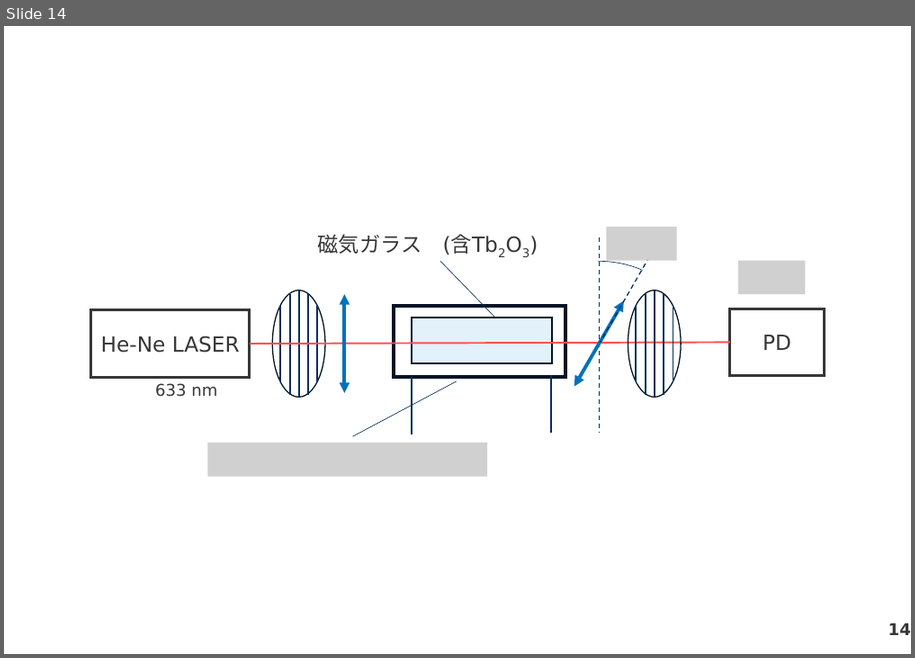
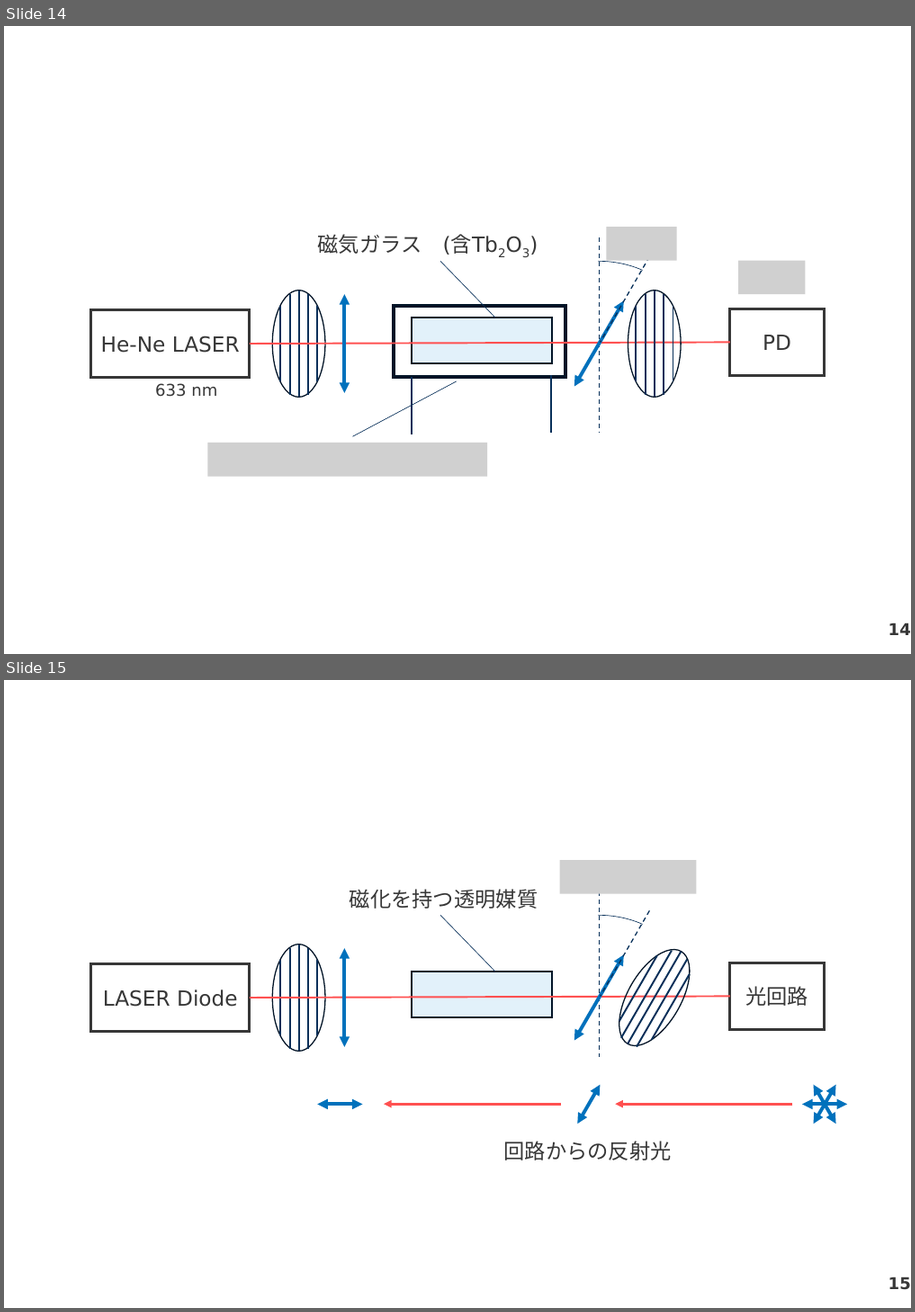
Before and after one commit to xiang-gong3944/----, a slide deck: 2024_11_29_Faraday/faraday.pptx. Shown one above the other, each under a label of ours: slide 14 before the commit, slides 14 and 15 after it. The pictures are 915x658 and 915x1312 pixels, drawn with LibreOffice and Linux fonts; fonts in the diff are those of the drawing; grey boxes stand for pictures. Boxes give left, top, right and bottom in pixels: in the first picture for what was removed or moved away, otherwise in the second. Text is boxed around its words. In the diff, an @@ line names an element or a change of style, - is before the commit and + after.

```diff
--- a/2024_11_29_Faraday/faraday.pptx
+++ b/2024_11_29_Faraday/faraday.pptx
@@ slide 15 added at (4,680,911,1308), background #FFFFFF @@
@@ picture added at (560,860,697,893) @@
@@ text added at (350,889,538,909), 18 pt, text #373737 @@
+磁化を持つ透明媒質
@@ line added from (600, 892) to (600, 1057), #072F59 1 pt dashed @@
@@ line added from (440, 916) to (495, 972), #072F59 0.5 pt @@
@@ arc (boxed as its full ellipse) added at (504,916,693,1073), outline #072F59 0.5 pt @@
@@ line added from (650, 910) to (601, 997), #072F59 1 pt dashed @@
@@ group added at (273,945,325,1052): 5 lines, 1 ellipse @@
@@ double arrow added from (345, 948) to (345, 1047), #0071BC 3 pt @@
@@ rectangle added at (91,964,250,1031), outline #373737 2.25 pt, 18 pt, text #373737 @@
+LASER Diode
@@ rectangle added at (412,972,553,1018), fill #E2F1FA, outline #031527 1.5 pt @@
@@ double arrow added from (624, 954) to (575, 1040), #0071BC 3 pt @@
@@ group added at (605,938,704,1058): 5 lines, 1 ellipse @@
@@ rectangle added at (730,964,824,1030), outline #373737 2.25 pt, 18 pt, text #373737 @@
+光回路
@@ line added from (250, 998) to (730, 997), #FF5050 1.5 pt @@
@@ double arrow added from (362, 1105) to (317, 1105), #0071BC 3 pt @@
@@ arrow added from (561, 1104) to (385, 1104), #FF5050 2.25 pt @@
@@ double arrow added from (601, 1085) to (578, 1124), #0071BC 3 pt @@
@@ arrow added from (793, 1104) to (615, 1104), #FF5050 2.25 pt @@
@@ double arrow added from (847, 1105) to (802, 1105), #0071BC 3 pt @@
@@ double arrow added from (836, 1085) to (814, 1124), #0071BC 3 pt @@
@@ double arrow added from (836, 1124) to (814, 1085), #0071BC 3 pt @@
@@ text added at (504,1141,672,1161), 18 pt, text #373737 @@
+回路からの反射光
@@ page number added at (889,1277,911,1290), 14 pt, text #373737, bold @@
+15
```
Also in this commit, not shown: 5 other files.
